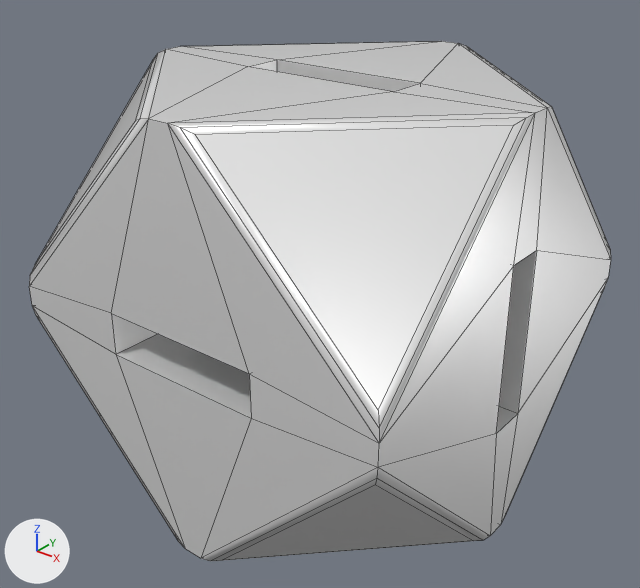
An edit to the FBX model Assets/Models/FBX/Cubo.fbx, drawn before and after from the same camera.
Both versions are drawn from a 50 mm camera at (0.718, -0.92, 0.545) aimed at (-0.007, -0.013, -0.017). Every picture has the same lights, and +X, +Y and +Z are marked at lower left. Mesh edges are drawn as thin lines. Where no turn or scale is listed for an object, it has been applied to the vertices.

Names of what the first picture shows: 'Cubo_SciFi_G'.
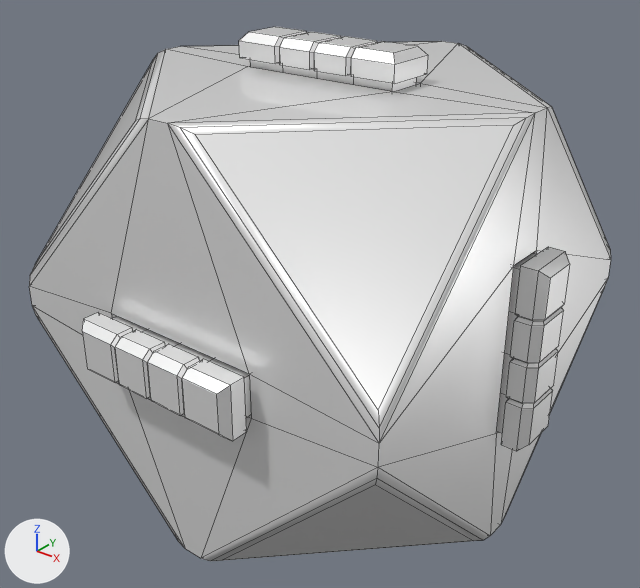
The newer file is also turned or shifted as a whole; pictures and numbers use the older file's frame.

Changed parts and their boxes [x1, y1, x2, y2] in the pictures (640 x 588 px):
'Tarjeta_4_G', added: after [82, 312, 251, 441]
'Tarjeta_6_G', added: after [496, 247, 570, 451]
'Tarjeta_1_G', added: after [239, 27, 428, 92]

The change, as a list of edits to the scene's bpy script:
```text
Add me_mesh_1:
    me_mesh_1.from_pydata(...)  # 106 vertices, 110 faces; spans x -0.241..0.011, y -0.063..0.01, z -0.187..0.0
    me_mesh_1.materials.append(mat_cubo_m)  # white #fafafa
Add me_mesh_005:
    me_mesh_005.from_pydata(...)  # 106 vertices, 110 faces; spans x -0.187..0.0, y -0.01..0.063, z -0.241..0.011
    me_mesh_005.materials.append(mat_cubo_m)  # white #fafafa
Add me_mesh_003:
    me_mesh_003.from_pydata(...)  # 106 vertices, 110 faces; spans x -0.241..0.011, y 0.0..0.187, z -0.063..0.01
    me_mesh_003.materials.append(mat_cubo_m)  # white #fafafa
Add ob_tarjeta_1_g:
    ob_tarjeta_1_g = bpy.data.objects.new('Tarjeta_1_G', me_mesh_1)
    ob_tarjeta_1_g.location = (0.114, 0.027, 0.344)
Add ob_tarjeta_6_g:
    ob_tarjeta_6_g = bpy.data.objects.new('Tarjeta_6_G', me_mesh_005)
    ob_tarjeta_6_g.location = (0.344, -0.027, 0.114)
Add ob_tarjeta_4_g:
    ob_tarjeta_4_g = bpy.data.objects.new('Tarjeta_4_G', me_mesh_003)
    ob_tarjeta_4_g.location = (0.114, -0.346, 0.024)
```
